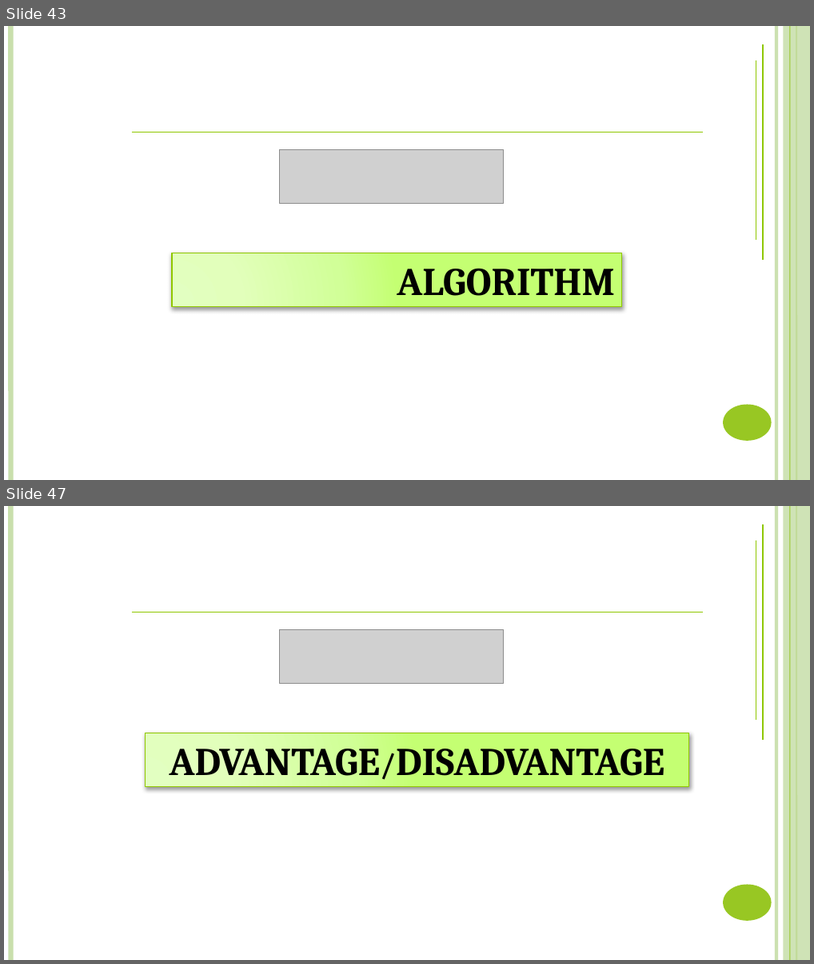
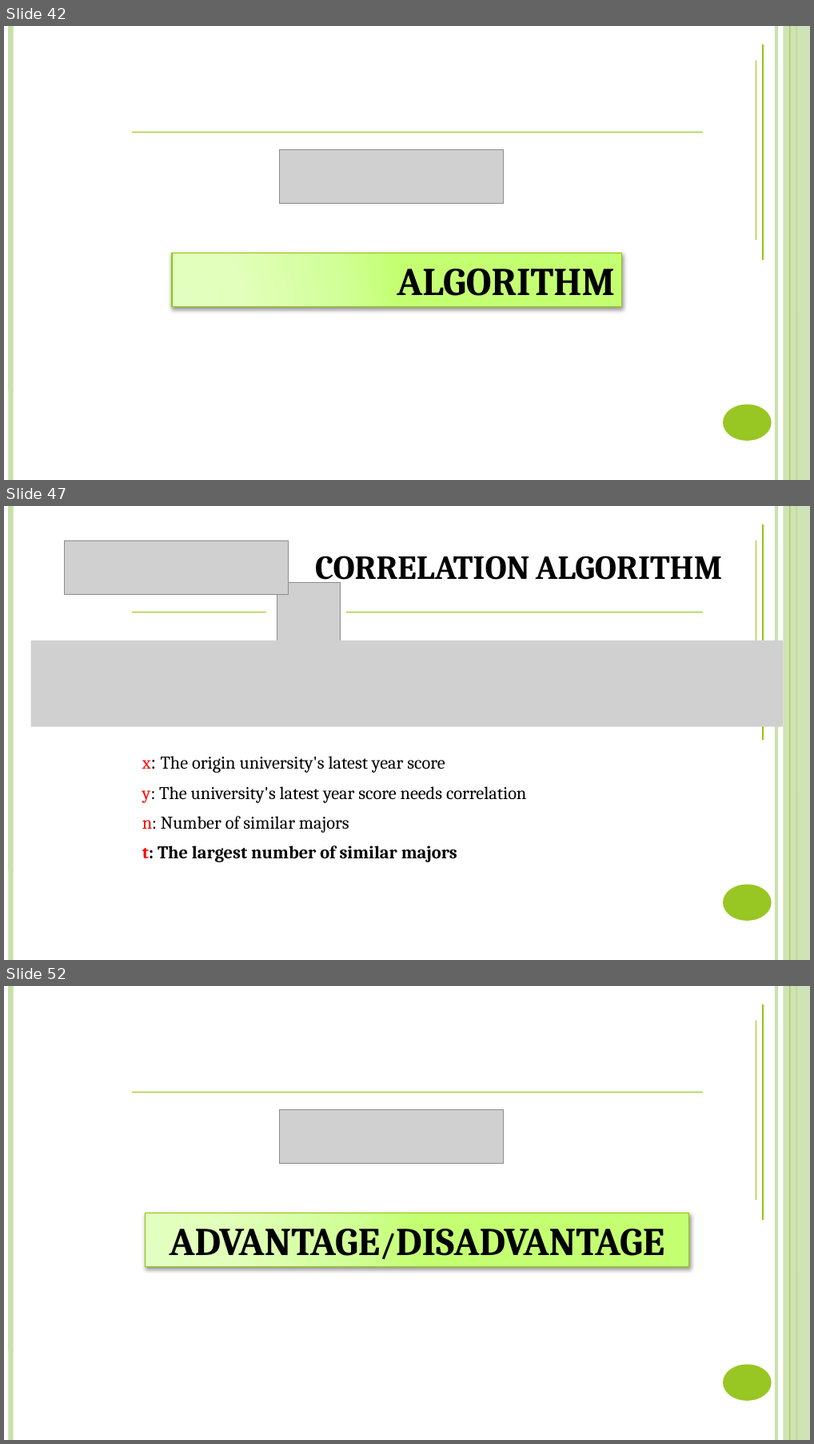
Before and after one commit to DanhLT2/Slide-Unistar, a slide deck: Slide-UniStar/UniStar.pptx. Shown one above the other, each under a label of ours: slides 43 and 47 before the commit, slides 42, 47 and 52 after it; the slides between them are not shown. The pictures are 814x964 and 814x1444 pixels, drawn with LibreOffice and Linux fonts; fonts in the diff are those of the drawing; grey boxes stand for pictures. Boxes give left, top, right and bottom in pixels: in the first picture for what was removed or moved away, otherwise in the second. Text is boxed around its words. In the diff, an @@ line names an element or a change of style, - is before the commit and + after.

```diff
--- a/Slide-UniStar/UniStar.pptx
+++ b/Slide-UniStar/UniStar.pptx
@@ slide 47 added at (4,506,810,960), background #FFFFFF; not listed: 6 template elements that a slide beside it also shows @@
@@ line added from (764, 740) to (764, 524), #8FC800 1 pt @@
@@ picture added at (65,540,289,595) @@
@@ line added from (756, 720) to (756, 540), #8FC800 1 pt @@
@@ text added at (315,556,722,587), 30 pt, text #000000, bold, small capitals @@
+CORRELATION ALGORITHM
@@ picture added at (277,583,340,646) @@
@@ line added from (131, 612) to (266, 612), #8FC800 1 pt @@
@@ line added from (346, 612) to (703, 612), #8FC800 1 pt @@
@@ picture added at (30,640,783,727) @@
@@ text added at (142,756,445,772), 16 pt, text #000000 @@
+x: The origin university's latest year score
@@ text added at (142,786,526,803), 16 pt, text #000000 @@
+y: The university's latest year score needs correlation
@@ text added at (142,816,350,832), 16 pt, text #000000 @@
+n: Number of similar majors
@@ text added at (142,845,458,862), 16 pt, text #000000, bold @@
+t: The largest number of similar majors
@@ what was slide 43 is now slide 42 @@
@@ what was slide 47 is now slide 52 @@
```
Also in this commit, not shown: 6 slides changed, 25 other slides added, 15 slides removed.
